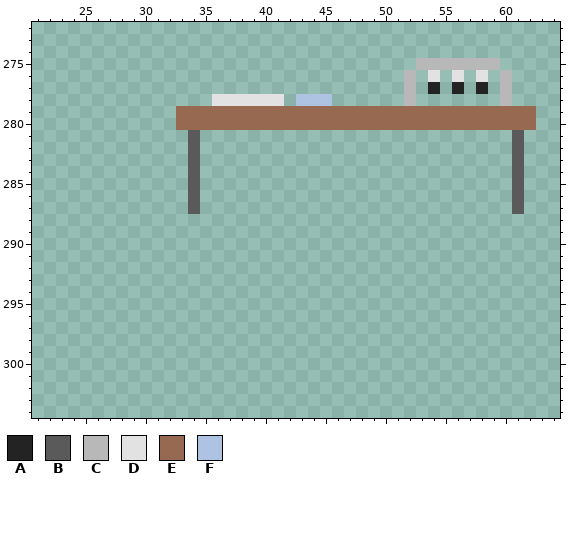
Pixel-art file -- Assets/Artwork/Tileset.aseprite. Above, as it was before the edit.
500x500 pixels, 1 frame. Pixels under 10% opacity are left out. Colours within 5 levels of each other are drawn and written as one. Shown: x 21..64, y 272..304.
Palette (. is transparent): A #232323  B #5a5a5a  C #b8b8b8  D #e2e2e2  E #966950  F #aec3e2
Pixels before, first column x 33:
275 ....................CCCCCCC...
276 ...................C.D.D.D.C..
277 ...................C.A.A.A.C..
278 ...DDDDDD.FFF......C.......C..
279 EEEEEEEEEEEEEEEEEEEEEEEEEEEEEE
280 EEEEEEEEEEEEEEEEEEEEEEEEEEEEEE
281 .B..........................B.
282 .B..........................B.
283 .B..........................B.
284 .B..........................B.
285 .B..........................B.
286 .B..........................B.
287 .B..........................B.
Now the later version:
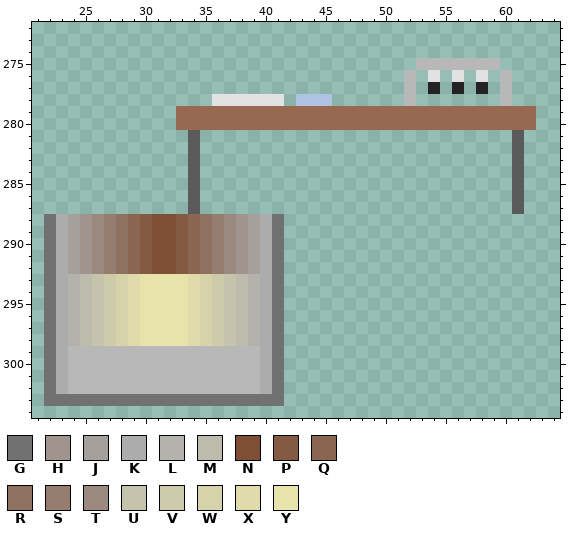
Colours new in this view: G #717171  H #a0948e  J #a6a09d  K #acacac  L #b4b3ab  M #bdbbab  N #7f4f35  P #845a43  Q #8a6652  R #8f7161  S #957d70  T #9b897f  U #c5c3ab  V #cecbaa  W #d6d3aa  X #dfdbaa  Y #e8e3aa
Changes in this commit:
Changed rows in their new state; - is an unchanged pixel.
Layer "Layer 1":
first column x 22:
288 GKJHTSRQPNNPQRSTHJKG
289 GKJHTSRQPNNPQRSTHJKG
290 GKJHTSRQPNNPQRSTHJKG
291 GKJHTSRQPNNPQRSTHJKG
292 GKJHTSRQPNNPQRSTHJKG
293 GKLMUVWXYYYYXWVUMLKG
294 GKLMUVWXYYYYXWVUMLKG
295 GKLMUVWXYYYYXWVUMLKG
296 GKLMUVWXYYYYXWVUMLKG
297 GKLMUVWXYYYYXWVUMLKG
298 GKLMUVWXYYYYXWVUMLKG
299 GKCCCCCCCCCCCCCCCCKG
300 GKCCCCCCCCCCCCCCCCKG
301 GKCCCCCCCCCCCCCCCCKG
302 GKCCCCCCCCCCCCCCCCKG
303 GGGGGGGGGGGGGGGGGGGG
